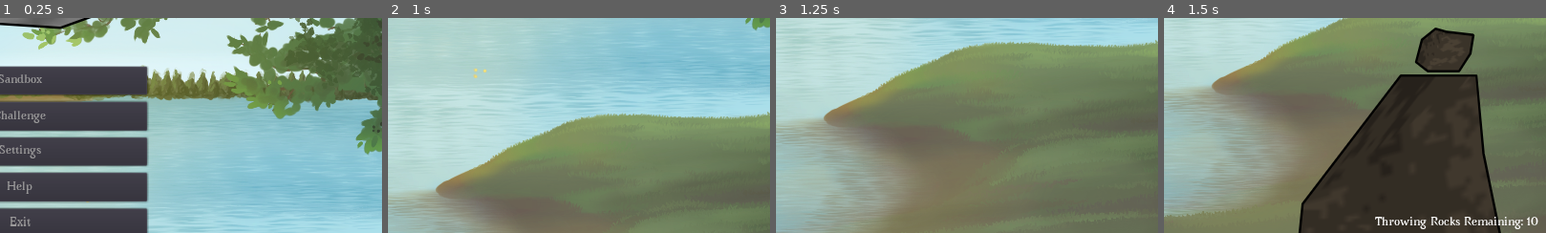
Above: before the commit, frames 1-4 (left to right).
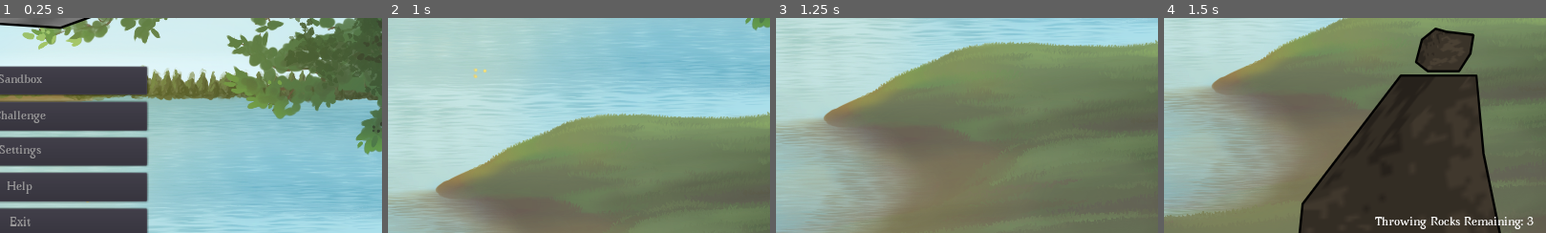
Above: after the commit, the same moments.

Repository: ebrahimebrahim/knock-the-rock
Game: Godot game, scene res://MenuScreen.tscn
Two runs of this game, one before a commit and one after it. Both use one fixed random seed, a clock stepped at 60 frames per second and the inputs below.
Inputs (mouse positions are % of the whole screen's width and height, from its top left):
- Up to frame 1 (0.25 s): no input
- Up to frame 2 (1 s): click "Challenge" at 0.5 s
- Up to frame 3 (1.25 s): no input
- Up to frame 4 (1.5 s): move the mouse to (45, 70) at 1.27 s; press the mouse at (45, 70) at 1.28 s
The pictures show only the part of the screen within x 47-97%, y 44-94%; the shares and areas given below are measured in that part.

Frames 1-3 are identical in both runs. In frame 4, less than 0.1% of the frame differs, in the area x 95-98%, y 92-97%.

Commit message:
stop placing target rocks once game has ended

Diff:
--- a/ktr/GameChallenge.gd
+++ b/ktr/GameChallenge.gd
@@ -1,6 +1,8 @@
 extends "res://GameBase.gd"
 
-const total_rocks_given : int = 10
+const total_rocks_given : int = 3
+
+var game_has_ended = false
 
 var target_rock : Rock
 var target_rock_has_been_touched : bool
@@ -29,7 +31,7 @@
 
 
 func _process(_delta):
-	if scrolling_bg : return
+	if scrolling_bg or game_has_ended: return
 	if not target_rock_on_boulder() and $DelayTillSpawnTarget.is_stopped():
 		if target_rock_has_been_touched:
 			increment_score()
@@ -88,6 +90,7 @@
 
 func _on_DelayTillEndGame_timeout():
 	if throwing_rocks_remaining <= 0:
+		game_has_ended = true
 		show_message(("Score: "+str(score)+"\n\""+endgame_messages[int((float(score)/total_rocks_given)*(len(endgame_messages)-1))]+"\"\nRestart or return to menu to proceed"),-1)
 
 
